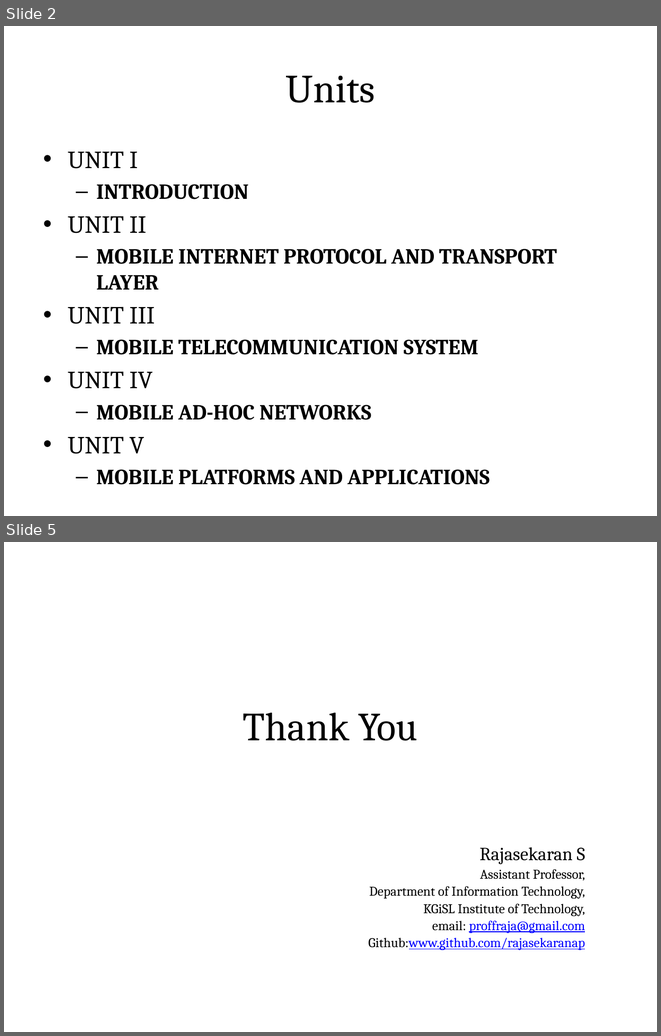
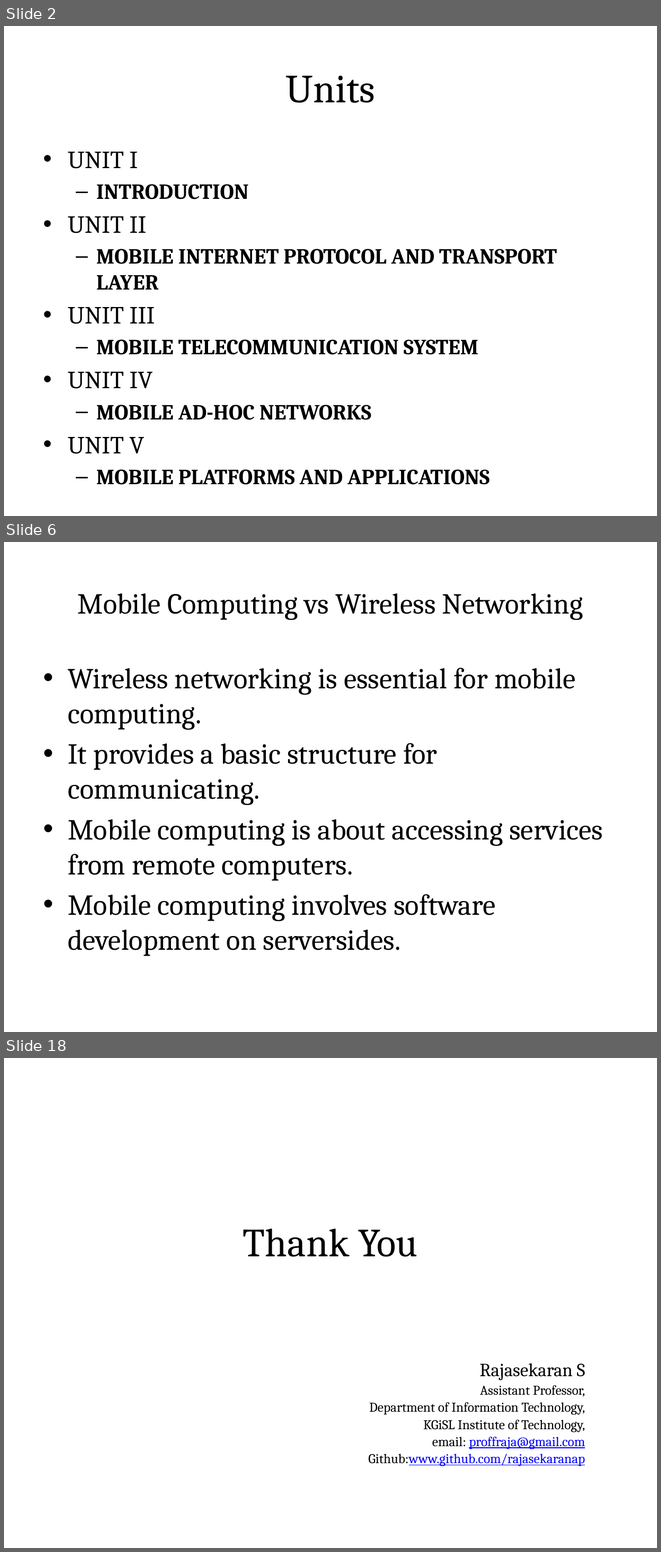
Before and after one commit to rajasekaran36/IT6601-Mobile-Computing, a slide deck: Slides/IT6601-U1.pptx. Shown one above the other, each under a label of ours: slides 2 and 5 before the commit, slides 2, 6 and 18 after it; the slides between them are not shown. The pictures are 661x1036 and 661x1552 pixels, drawn with LibreOffice and Linux fonts; fonts in the diff are those of the drawing. Boxes give left, top, right and bottom in pixels: in the first picture for what was removed or moved away, otherwise in the second. Text is boxed around its words. In the diff, an @@ line names an element or a change of style, - is before the commit and + after.

```diff
--- a/Slides/IT6601-U1.pptx
+++ b/Slides/IT6601-U1.pptx
@@ slide 6 added at <box>4,542,657,1032</box>, background #FFFFFF @@
@@ title added at <box>37,562,624,643</box>, fill gradient #DAFDA7 to #E4FCC2 to #F5FFE7, outline #98B955 0.75 pt, 32 pt, text #000000 @@
+Mobile Computing vs Wireless Networking
@@ text added at <box>68,668,603,956</box>, 32 pt, text #000000 @@
+• Wireless networking is essential for mobile computing.
+• It provides a basic structure for communicating.
+• Mobile computing is about accessing services from remote computers.
+• Mobile computing involves software development on serversides.
@@ what was slide 5 is now slide 18 @@
```
Also in this commit, not shown: 1 slide changed, 13 other slides added, 1 slide removed.
